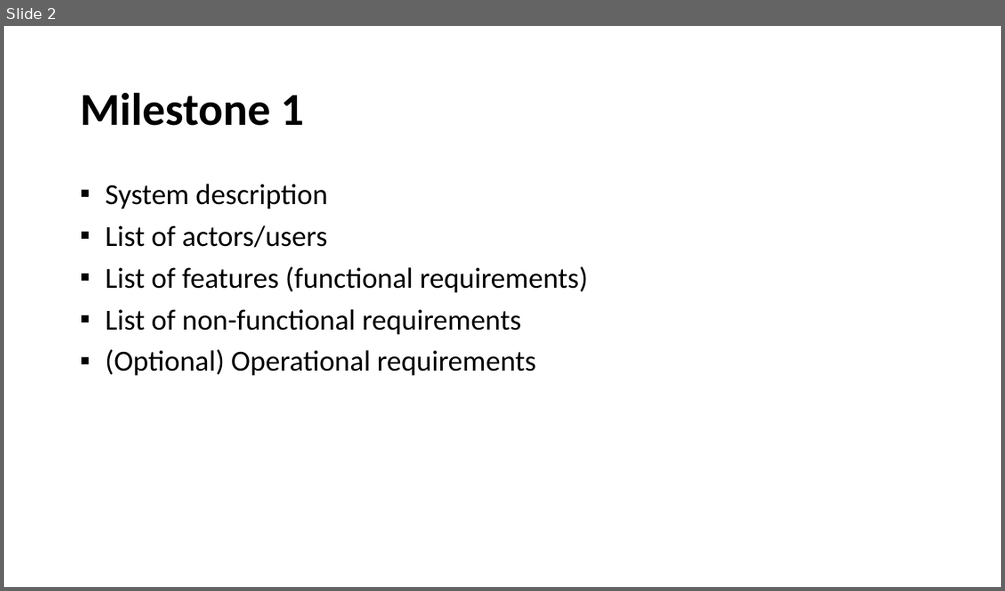
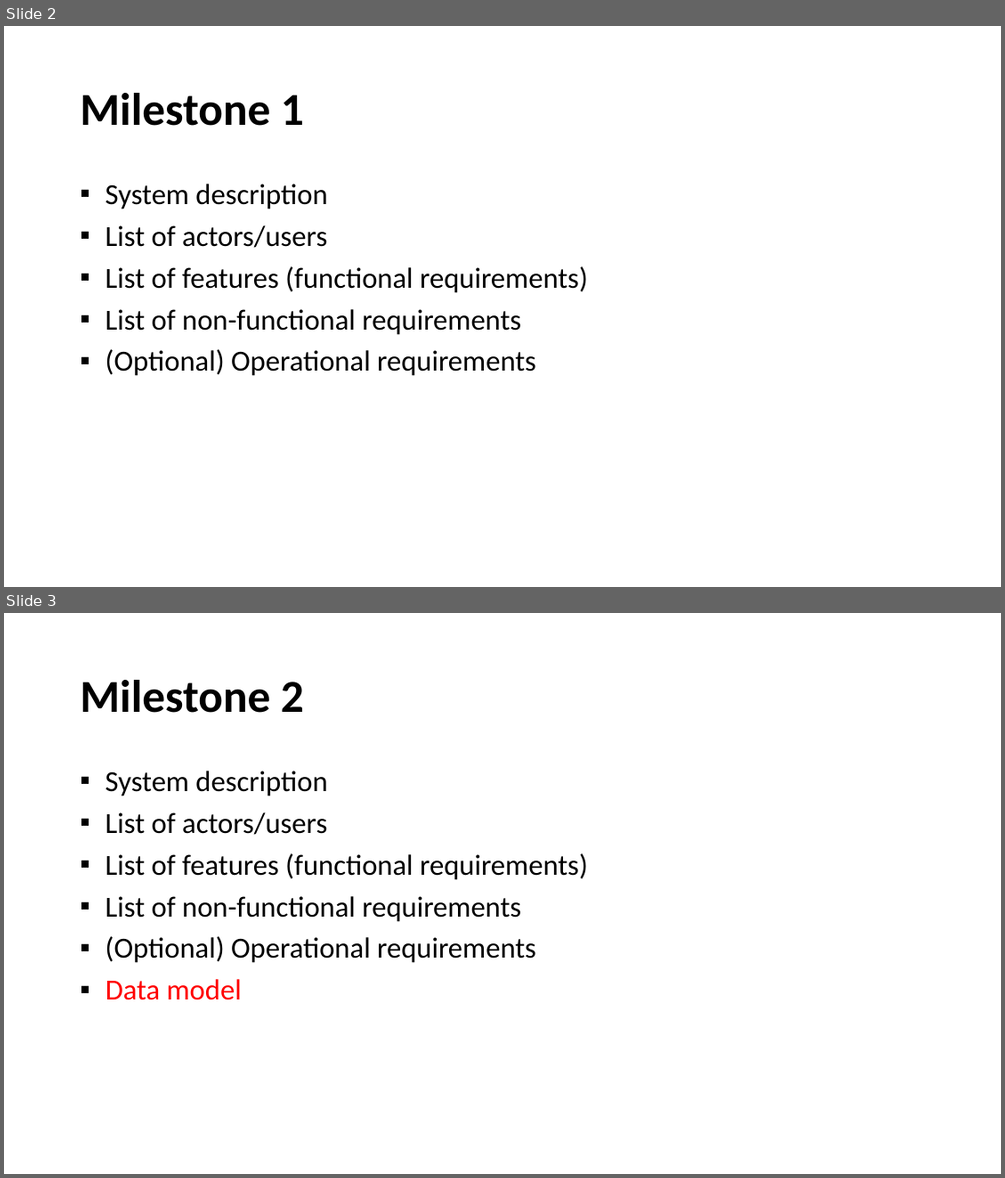
Before and after one commit to oyviktorisa/software-engineering-2023.1, a slide deck: Tugas.pptx. Shown one above the other, each under a label of ours: slide 2 before the commit, slides 2 and 3 after it. The pictures are 1005x591 and 1005x1178 pixels, drawn with LibreOffice and Linux fonts; fonts in the diff are those of the drawing. Boxes give left, top, right and bottom in pixels: in the first picture for what was removed or moved away, otherwise in the second. Text is boxed around its words. In the diff, an @@ line names an element or a change of style, - is before the commit and + after.

```diff
--- a/Tugas.pptx
+++ b/Tugas.pptx
@@ slide 3 added at [4,613,1001,1174], background #FFFFFF @@
@@ title added at [80,680,304,713], 44 pt, text #000000, bold @@
+Milestone 2
@@ text added at [105,771,588,1000], 28 pt, text #000000 @@
+▪ System description
+▪ List of actors/users
+▪ List of features (functional requirements)
+▪ List of non-functional requirements
+▪ (Optional) Operational requirements
+▪ Data model
```
Also in this commit, not shown: 1 slide changed, 1 other file.
